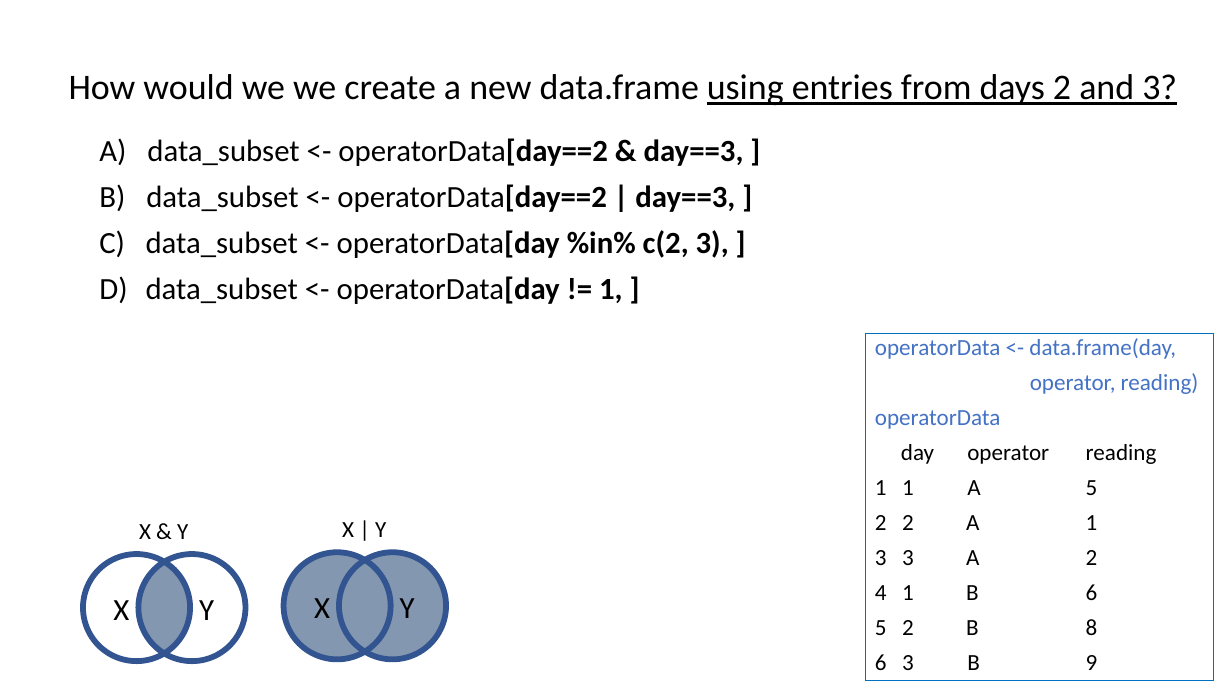
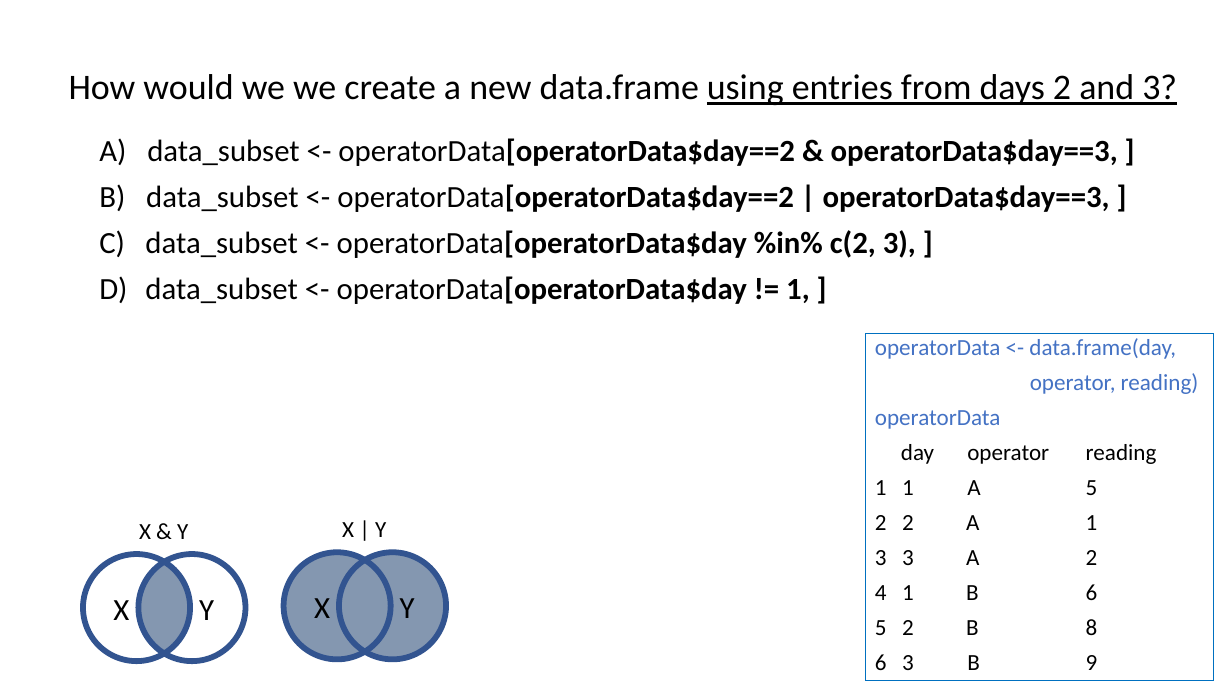
Before and after one commit to justinpriest/ADFG_R_Intro_Workshop, a slide deck: slide 24 of presentations/4 - Programming Basics 2 - Under the Hood.pptx (slide 23 before the commit). Drawn at 1232x693 pixels with LibreOffice and Linux fonts; fonts in the diff are those of the drawing. Boxes give left, top, right and bottom in pixels: in the first picture for what was removed or moved away, otherwise in the second. Text is boxed around its words. In the diff, an @@ line names an element or a change of style, - is before the commit and + after.

```diff
--- a/presentations/4 - Programming Basics 2 - Under the Hood.pptx
+++ b/presentations/4 - Programming Basics 2 - Under the Hood.pptx
@@ text at bbox=[99, 138, 1118, 304]: text changed; bold on @@
-A) data_subset <- operatorData[day==2 & day==3, ]
-B) data_subset <- operatorData[day==2 | day==3, ]
-C) data_subset <- operatorData[day %in% c(2, 3), ]
-D) data_subset <- operatorData[day != 1, ]
+A) data_subset <- operatorData[operatorData$day==2 & operatorData$day==3, ]
+B) data_subset <- operatorData[operatorData$day==2 | operatorData$day==3, ]
+C) data_subset <- operatorData[operatorData$day %in% c(2, 3), ]
+D) data_subset <- operatorData[operatorData$day != 1, ]
```
Also in this commit, not shown: 16 other slides changed, 2 slides added, 1 slide removed, 4 other files.
